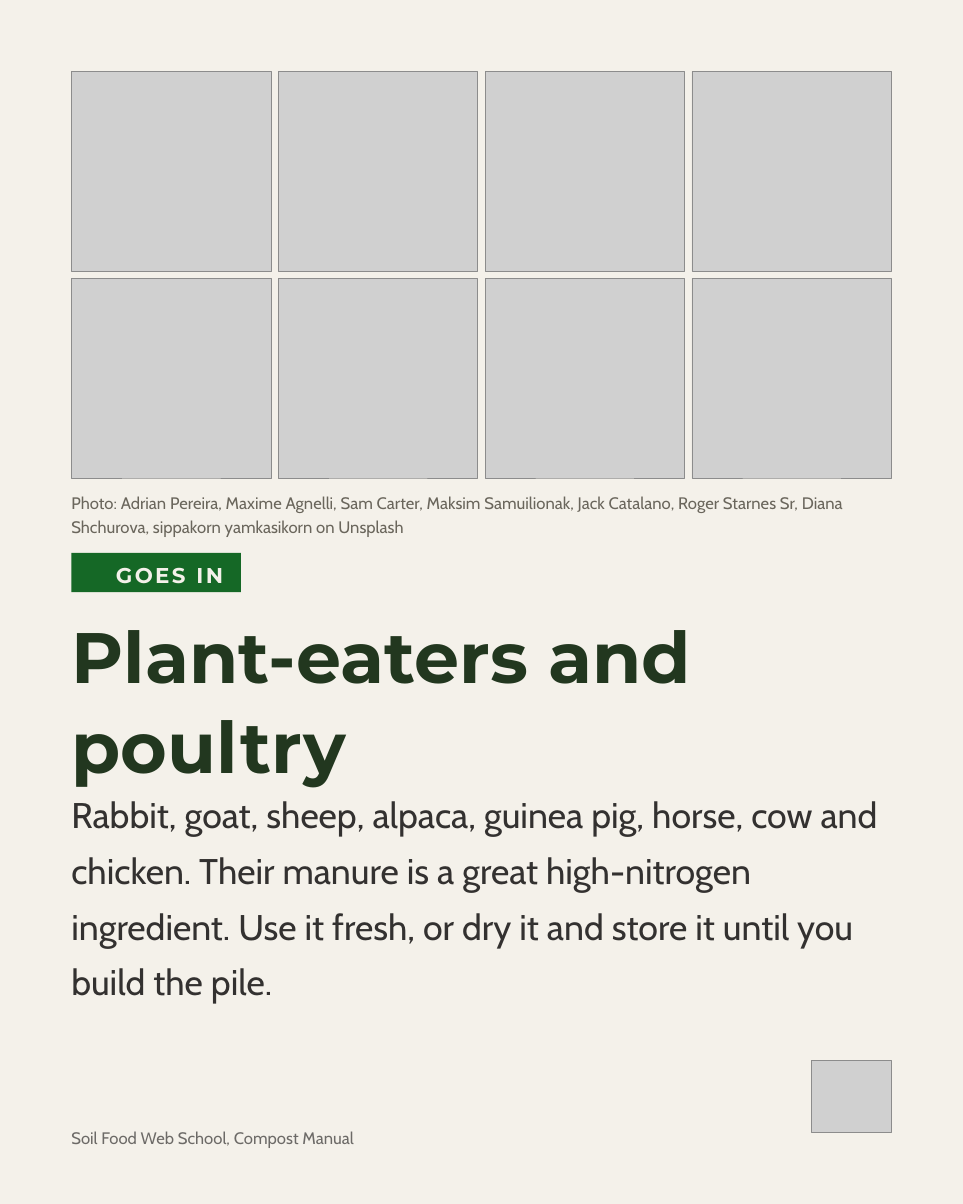
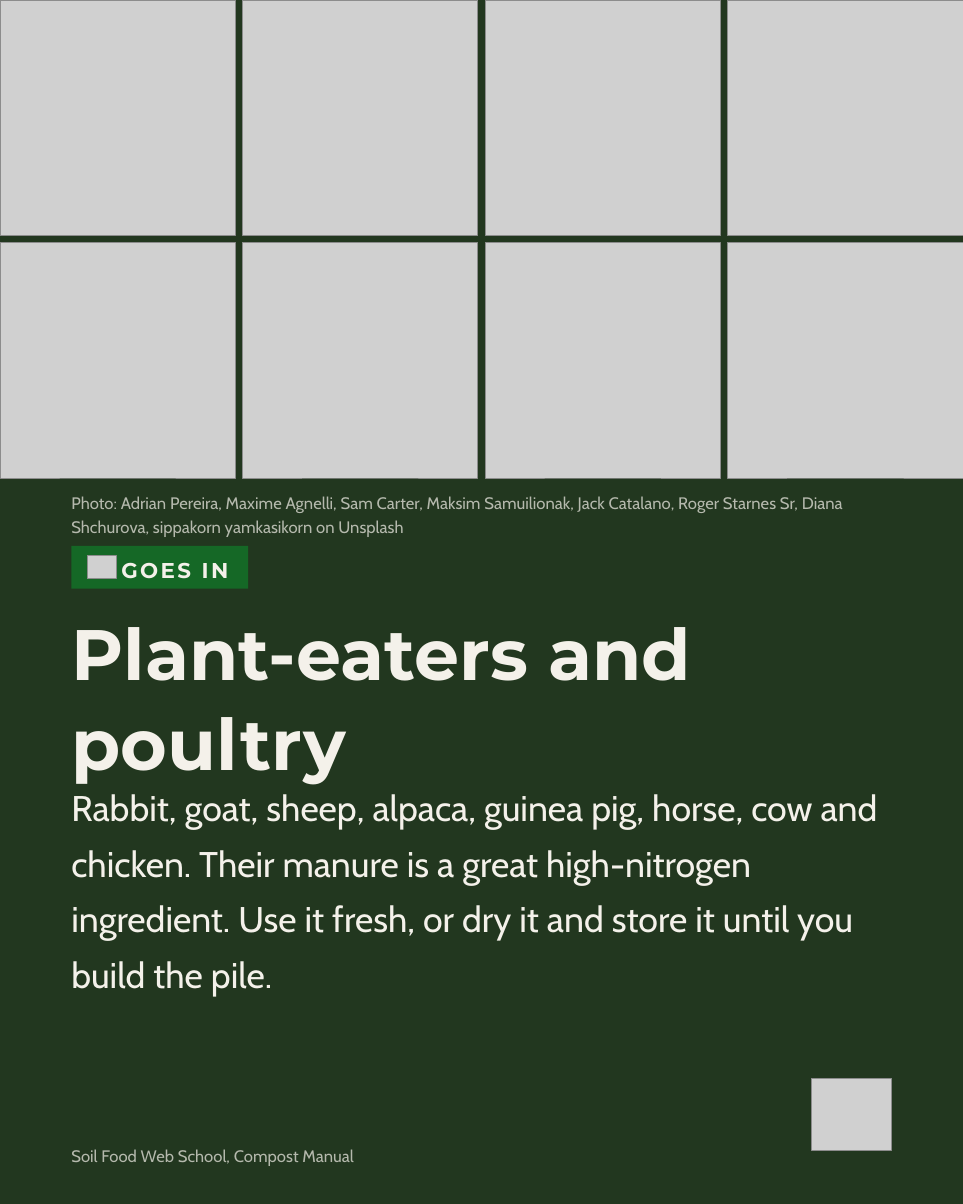
Before and after one commit to linneamoritznyc/SFW-SocialMedia, a slide deck: slide 4 of templates/posts/october/04-10-2026-sun-ig-world-animal-day-v2.pptx (slide 3 before the commit). Drawn at 963x1204 pixels with LibreOffice and Linux fonts; fonts in the diff are those of the drawing; grey boxes stand for pictures; background and template pictures are left out. Boxes give left, top, right and bottom in pixels: in the first picture for what was removed or moved away, otherwise in the second. Text is boxed around its words. In the diff, an @@ line names an element or a change of style, - is before the commit and + after.

```diff
--- a/templates/posts/october/04-10-2026-sun-ig-world-animal-day-v2.pptx
+++ b/templates/posts/october/04-10-2026-sun-ig-world-animal-day-v2.pptx
@@ background #F4F1EA to #22371F @@
@@ picture added at (0,0,235,235) @@
@@ picture: place and size @@
-picture at (278,71,478,270)
+picture at (242,0,478,235)
@@ picture: place and size @@
-picture at (485,71,685,270)
+picture at (485,0,721,235)
@@ picture added at (728,0,963,235) @@
@@ picture removed at (71,71,270,270) @@
@@ picture removed at (692,71,891,270) @@
@@ picture: place and size @@
-picture at (71,278,270,478)
+picture at (0,242,235,478)
@@ picture: place and size @@
-picture at (278,278,478,478)
+picture at (242,242,478,478)
@@ picture: place and size @@
-picture at (485,278,685,478)
+picture at (485,242,721,478)
@@ picture: place and size @@
-picture at (692,278,891,478)
+picture at (728,242,963,478)
@@ text "Photo: Adrian Pereira, Maxime Agnelli, ..." at (71,496,843,537): text colour #6A665C to #F4F1EA at 70% opacity @@
@@ rectangle: place and size @@
-rectangle at (71,553,241,592)
+rectangle at (71,546,248,589)
@@ picture added at (87,556,116,579) @@
@@ text "GOES IN": place and size @@
-text "GOES IN" at (116,567,223,584)
+text "GOES IN" at (121,562,229,579)
@@ text "Plant-eaters and poultry" at (71,627,691,785): text colour #22371F to #F4F1EA @@
@@ text "Rabbit, goat, sheep, alpaca, guinea ...": place and size @@
-text "Rabbit, goat, sheep, alpaca, guinea ..." at (71,801,878,1003)
+text "Rabbit, goat, sheep, alpaca, guinea ..." at (71,794,878,996)
@@ text "Rabbit, goat, sheep, alpaca, guinea ..." at (71,794,878,996): text colour #333130 to #F4F1EA @@
@@ picture: place and size @@
-picture at (811,1061,892,1132)
+picture at (811,1078,892,1150)
@@ text "Soil Food Web School, Compost ...": place and size @@
-text "Soil Food Web School, Compost ..." at (71,1131,353,1148)
+text "Soil Food Web School, Compost ..." at (71,1149,353,1166)
@@ text "Soil Food Web School, Compost ..." at (71,1149,353,1166): text colour #333130 at 70% opacity to #F4F1EA at 70% opacity @@
```
Also in this commit, not shown: 5 other slides changed, 3 slides added, 13 other files.
